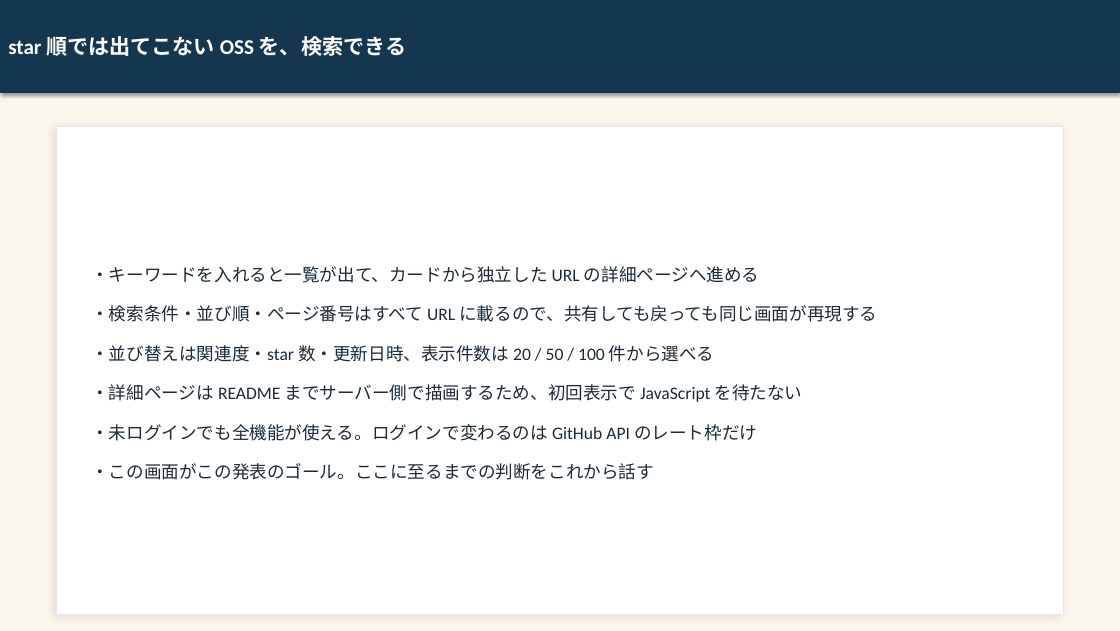
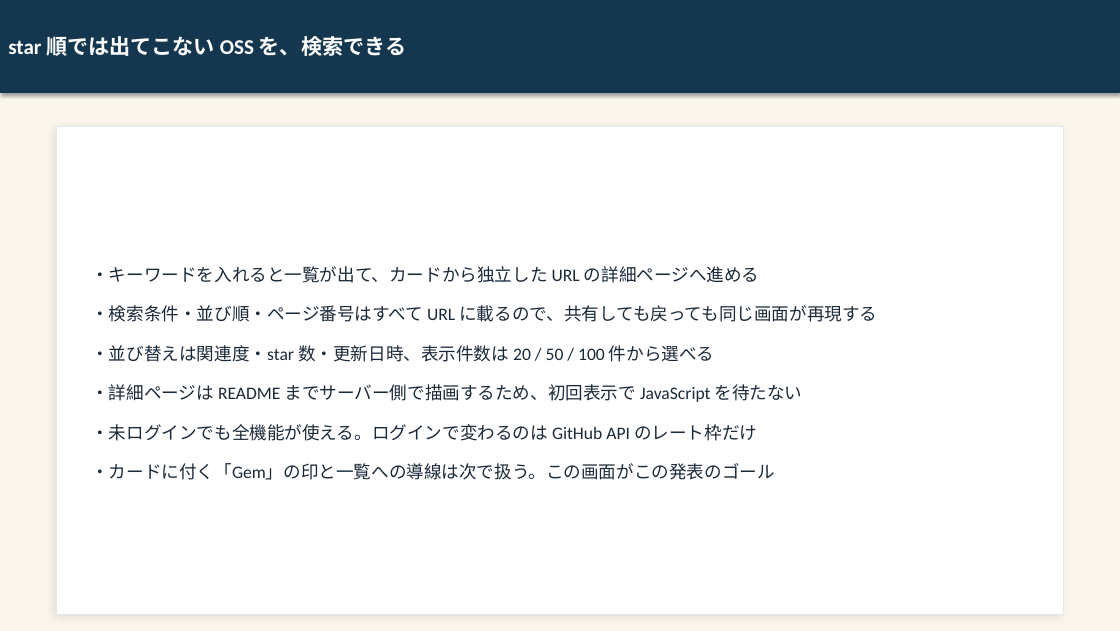
Before and after one commit to kai-kou/gem-hunter, a slide deck: slide 2 of content/slides/project-explanation-20260822/output/gem-hunter_text.pptx. Drawn at 1120x631 pixels with LibreOffice and Linux fonts; fonts in the diff are those of the drawing. Boxes give left, top, right and bottom in pixels: in the first picture for what was removed or moved away, otherwise in the second. Text is boxed around its words. In the diff, an @@ line names an element or a change of style, - is before the commit and + after.

Commit message:
docs: プロジェクト解説スライドを最新の実装・仕様へ追随させる（19 → 21 枚） (#538)
SP-17〜SP-19 以降の実装に合わせて解説スライドを 21 枚へ改訂した。前半に Gem 一覧の実 UI、撤去スライドの直後に「母集団を広げたら、撤去の根拠が消えた」を追加し、GitHub Actions の線引き・検査項目数・ポート数・マージ済み PR 件数・被依存数の取得元・健全性指標の実態を現状値へ直した。実 UI キャプチャ 3 枚と生成画像 10 枚を作り直し、補足ドキュメント（slide-guide.md / README.md / references/）も同じ差分で更新している。

Closes #517

```diff
--- a/content/slides/project-explanation-20260822/output/gem-hunter_text.pptx
+++ b/content/slides/project-explanation-20260822/output/gem-hunter_text.pptx
@@ text at <box>91,463,774,480</box>: text changed @@
-・この画面がこの発表のゴール。ここに至るまでの判断をこれから話す
+・カードに付く「Gem」の印と一覧への導線は次で扱う。この画面がこの発表のゴール
```
Also in this commit, not shown: 11 other slides changed, 2 slides added, 42 other files.
